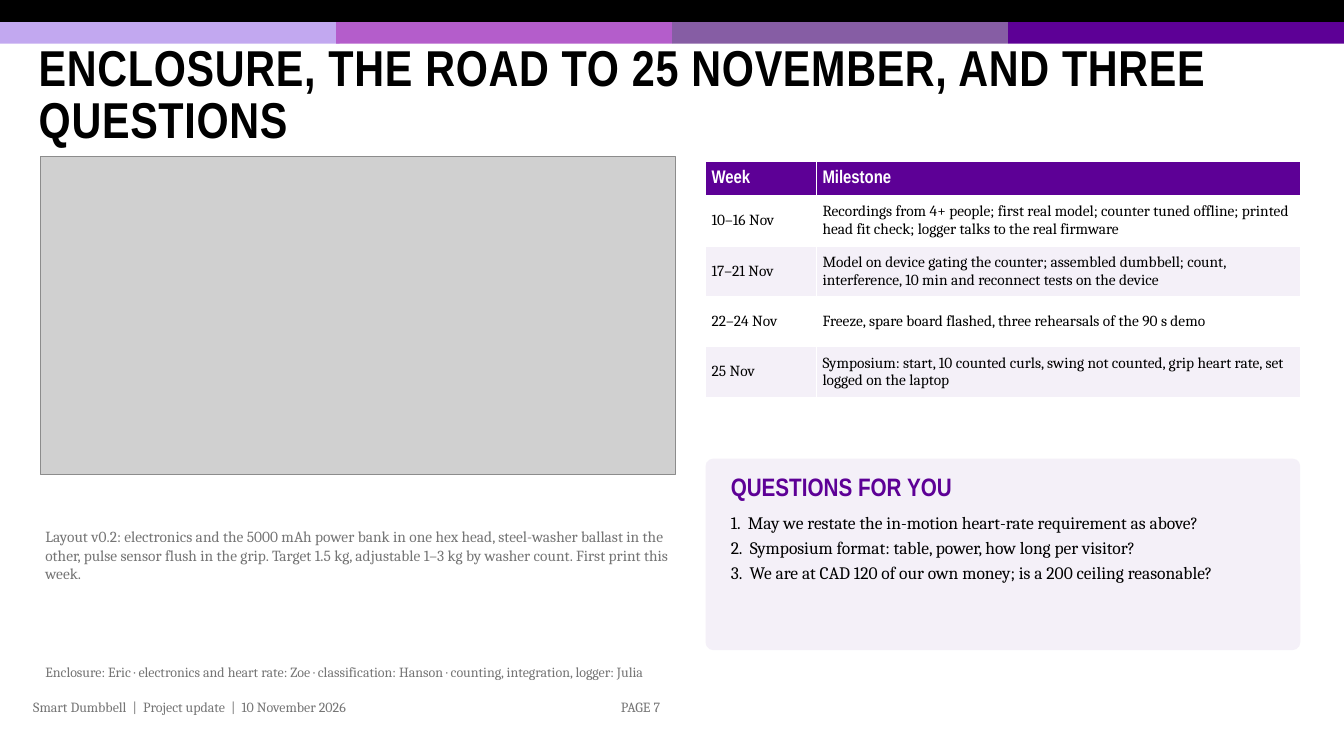
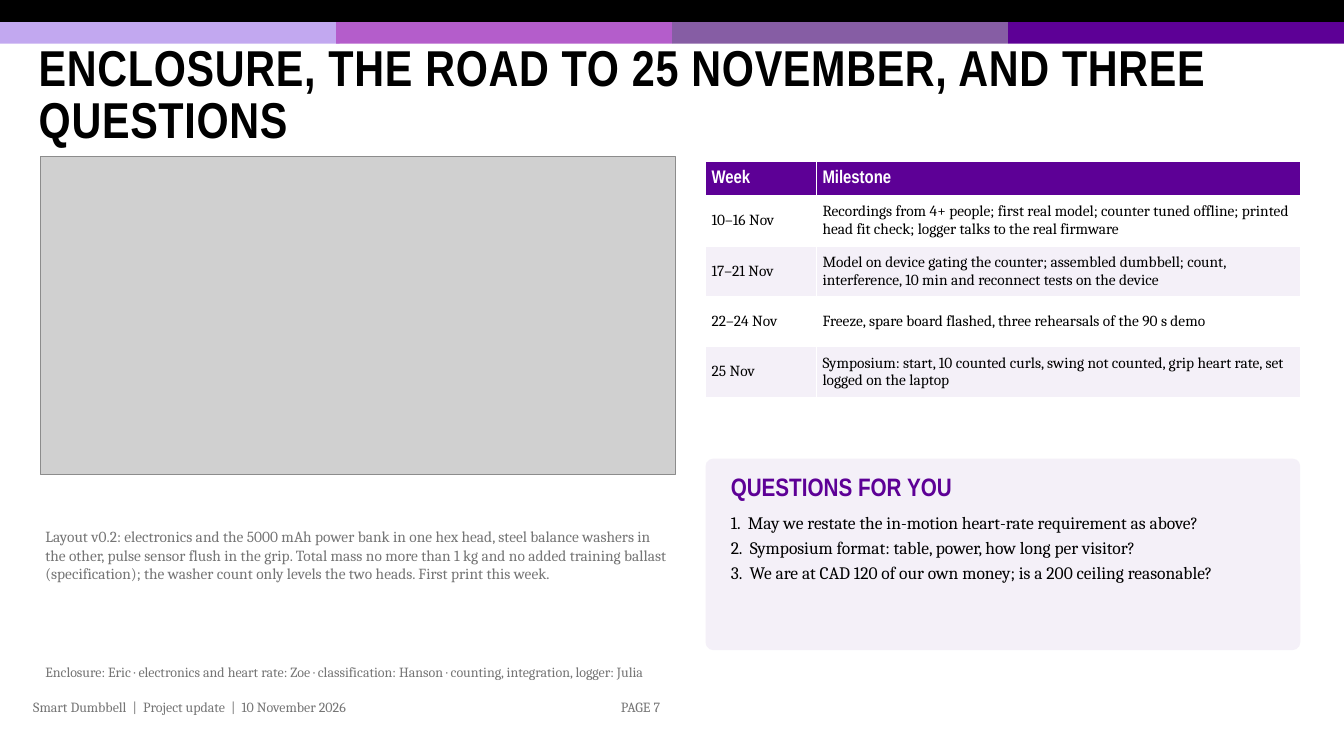
Before and after one commit to HansonHe-UW/ece198-smart-dumbbell, a slide deck: slide 7 of presentation/Smart_Dumbbell_Update_2026-11-10.pptx. Drawn at 1344x756 pixels with LibreOffice and Linux fonts; fonts in the diff are those of the drawing; grey boxes stand for pictures; background and template pictures are left out. Boxes give left, top, right and bottom in pixels: in the first picture for what was removed or moved away, otherwise in the second. Text is boxed around its words. In the diff, an @@ line names an element or a change of style, - is before the commit and + after.

```diff
--- a/presentation/Smart_Dumbbell_Update_2026-11-10.pptx
+++ b/presentation/Smart_Dumbbell_Update_2026-11-10.pptx
@@ text at (x1=45, y1=531, x2=666, y2=583): text changed @@
-Layout v0.2: electronics and the 5000 mAh power bank in one hex head, steel-washer ballast in the other, pulse sensor flush in the grip. Target 1.5 kg, adjustable 1–3 kg by washer count. First print this week.
+Layout v0.2: electronics and the 5000 mAh power bank in one hex head, steel balance washers in the other, pulse sensor flush in the grip. Total mass no more than 1 kg and no added training ballast (specification); the washer count only levels the two heads. First print this week.
```
Also in this commit, not shown: 1 other slide changed, 7 other files.
